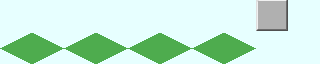
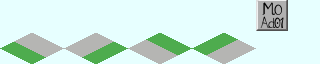
Layer changes from the first 320 × 64 image to the second:
added layer "Mo ..." above "Simple_Station_Base.png" over [260, 2, 284, 29]
painted on "Simple_Station_Base.png" over [14, 33, 256, 64]
